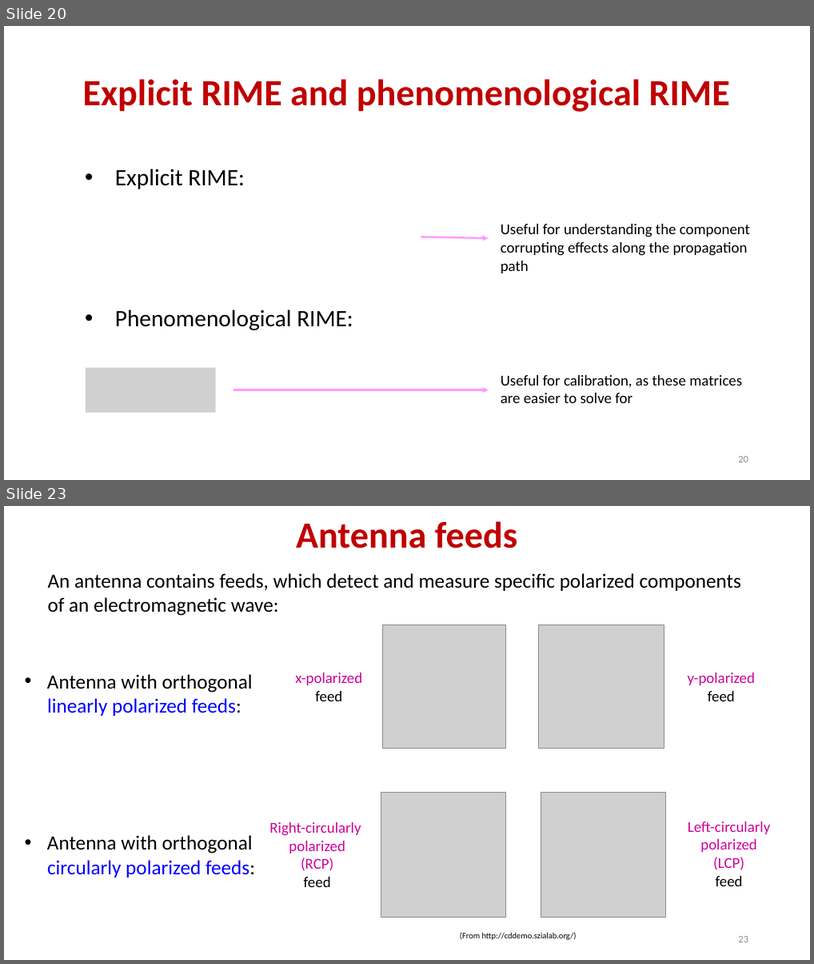
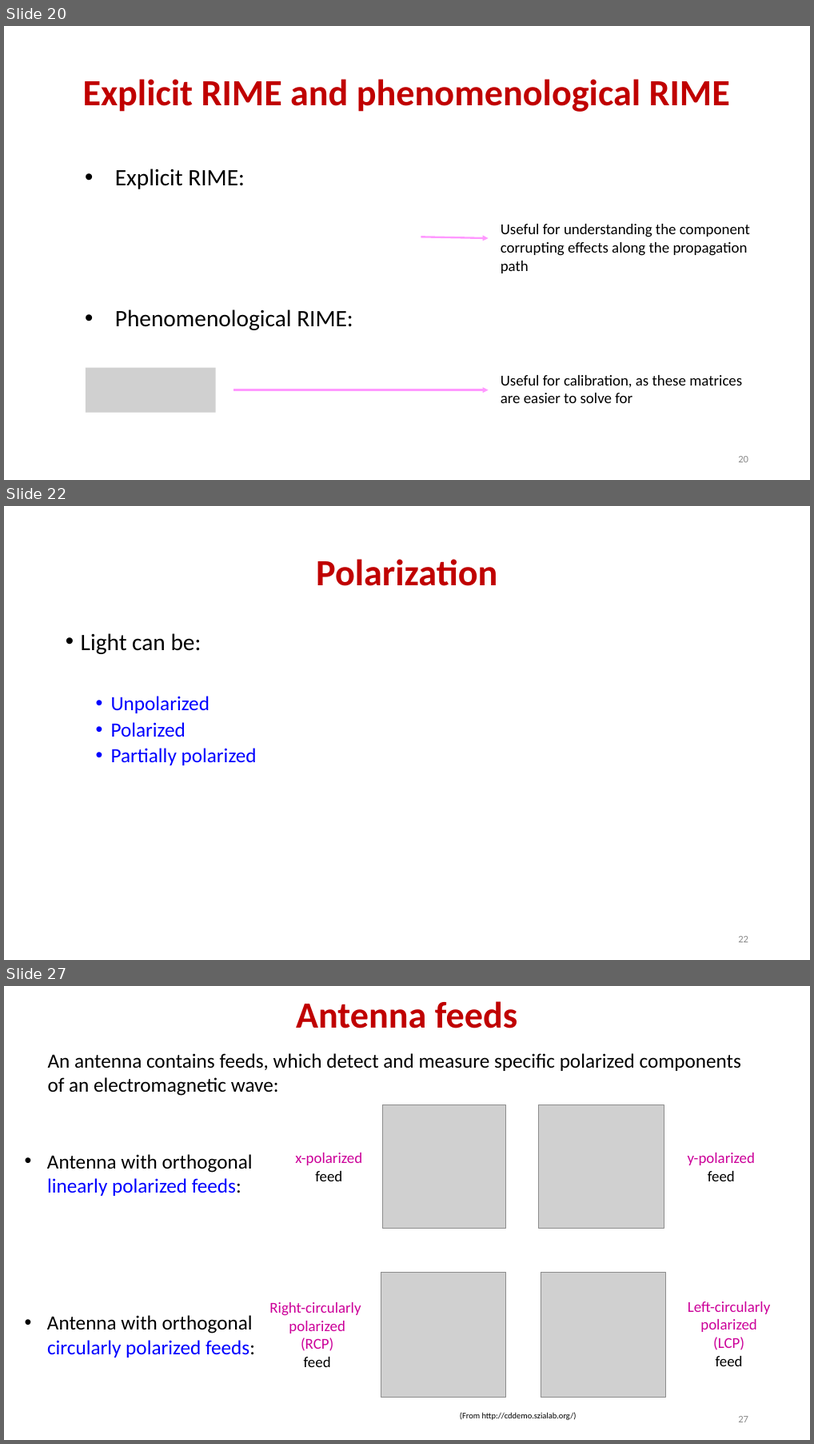
Before and after one commit to ratt-ru/ratt-interferometry-course, a slide deck: lectures/calibration/RIME.pptx. Shown one above the other, each under a label of ours: slides 20 and 23 before the commit, slides 20, 22 and 27 after it; the slides between them are not shown. The pictures are 814x964 and 814x1444 pixels, drawn with LibreOffice and Linux fonts; fonts in the diff are those of the drawing; grey boxes stand for pictures. Boxes give left, top, right and bottom in pixels: in the first picture for what was removed or moved away, otherwise in the second. Text is boxed around its words. In the diff, an @@ line names an element or a change of style, - is before the commit and + after.

Commit message:
Add slides on polarized/unpolarized/partially polarized light

```diff
--- a/lectures/calibration/RIME.pptx
+++ b/lectures/calibration/RIME.pptx
@@ slide 22 added at [4, 506, 810, 960], background #FFFFFF @@
@@ title added at [316, 559, 498, 586], 44 pt, text #C00000, bold @@
+Polarization
@@ text added at [81, 633, 257, 765], 24 pt, text #0000FF @@
+• Light can be:
+  • Unpolarized
+  • Polarized
+  • Partially polarized
@@ page number added at [738, 936, 749, 942], 12 pt, text #8C8C8C @@
+22
@@ what was slide 23 is now slide 27 @@
@@ page number at [738, 1416, 749, 1422]: text changed @@
-23
+27
```
Also in this commit, not shown: 3 slides changed, 3 other slides added, 1 other file.
